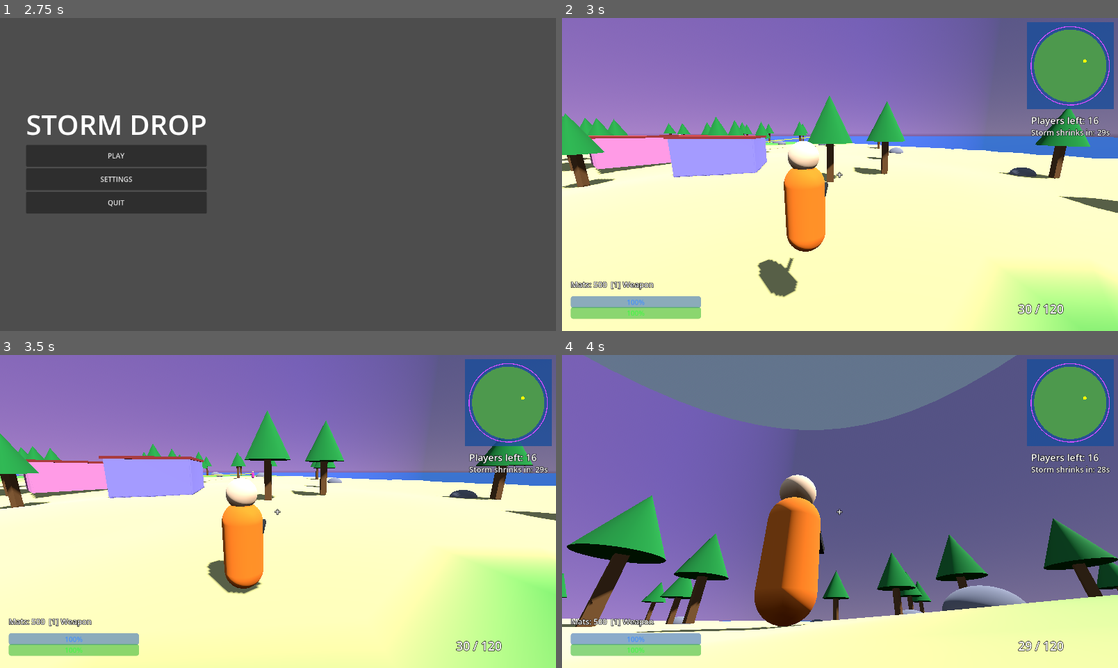
Above: before the commit, frames 1-4 (two rows, left to right).
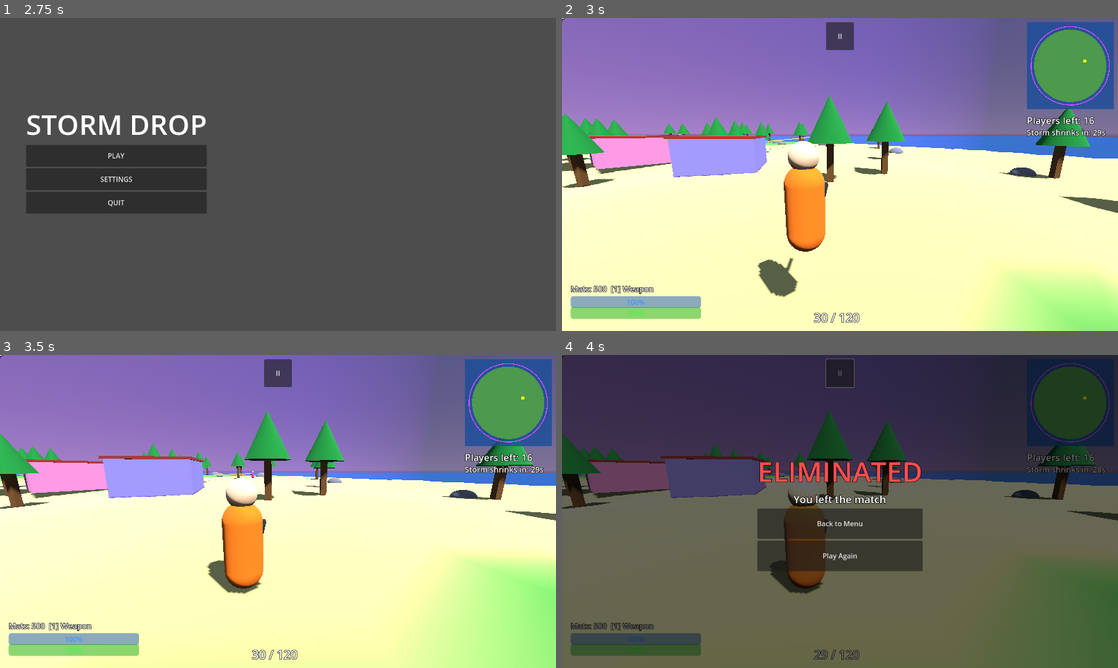
Above: after the commit, the same moments.

Repository: toer15/storm-drop
Game: Godot game, scene res://scenes/boot.tscn
Two runs of this game, one before a commit and one after it. Both use one fixed random seed, a clock stepped at 60 frames per second and the inputs below.
Inputs (mouse positions are in pixels of both pictures, inside the frame that each line leads up to):
- Up to frame 1 (2.75 s): tap Enter at 0.5 s; move the mouse to (400, 158) at 0.52 s; hold D 0.53-1.25 s; hold Shift 0.53-1.25 s; click (400, 158) at 0.67 s; tap Space at 0.77, 0.8, 1.07, 2.3 s; drag from (166, 190) to (250, 237) at 1.27 s; move the mouse to (333, 105) at 2.02 s; hold D from 2.03 s (still down); hold Shift from 2.03 s (still down); click (333, 105) at 2.17 s
- Up to frame 2 (3 s): release D at 2.75 s; release Shift at 2.75 s; click "PLAY" at 2.75 s
- Up to frame 3 (3.5 s): no input
- Up to frame 4 (4 s): click (840, 373) at 3.5 s, where only the run after the commit has a clickable "II"

Frame 1 is identical in both runs. In frame 2, 1.7% of the frame differs, in the area x 0-99%, y 0-98%; in frame 3, 1.7%; in frame 4, 100%, in the area x 0-100%, y 0-100%.

Commit message:
Add touch controls and responsive HUD

Diff:
--- a/scripts/game.gd
+++ b/scripts/game.gd
@@ -146,18 +146,31 @@
 	var cl := CanvasLayer.new(); add_child(cl); hud.layer = cl
 	var root := Control.new(); root.set_anchors_preset(Control.PRESET_FULL_RECT)
 	root.mouse_filter = Control.MOUSE_FILTER_IGNORE; cl.add_child(root)
-	var cross := _label(root, Vector2(632, 344), 24); cross.text = "+"
-	hud.shield = ProgressBar.new(); hud.shield.position = Vector2(20, 640); hud.shield.size = Vector2(300, 20)
+	var cross := _label(root, Vector2.ZERO, 24); cross.text = "+"
+	cross.set_anchors_preset(Control.PRESET_CENTER); cross.position -= Vector2(8, 16)
+	hud.shield = ProgressBar.new(); _anchor(hud.shield, 0, 1, Vector2(20, -80)); hud.shield.size = Vector2(300, 20)
 	hud.shield.max_value = 50; hud.shield.modulate = Color(0.3, 0.6, 1); root.add_child(hud.shield)
-	hud.health = ProgressBar.new(); hud.health.position = Vector2(20, 665); hud.health.size = Vector2(300, 24)
+	hud.health = ProgressBar.new(); _anchor(hud.health, 0, 1, Vector2(20, -55)); hud.health.size = Vector2(300, 24)
 	hud.health.modulate = Color(0.3, 1, 0.3); root.add_child(hud.health)
-	hud.ammo = _label(root, Vector2(1050, 650), 28)
-	hud.alive = _label(root, Vector2(1080, 220), 22)
-	hud.storm = _label(root, Vector2(1080, 250), 18)
-	hud.build = _label(root, Vector2(20, 600), 18)
+	hud.ammo = _label(root, Vector2.ZERO, 28); _anchor(hud.ammo, 0.5, 1, Vector2(-60, -50))
+	hud.alive = _label(root, Vector2.ZERO, 22); _anchor(hud.alive, 1, 0, Vector2(-210, 220))
+	hud.storm = _label(root, Vector2.ZERO, 18); _anchor(hud.storm, 1, 0, Vector2(-210, 250))
+	hud.build = _label(root, Vector2.ZERO, 18); _anchor(hud.build, 0, 1, Vector2(20, -110))
 	hud.feed = _label(root, Vector2(20, 20), 16)
-	minimap = Control.new(); minimap.position = Vector2(1070, 10); minimap.size = Vector2(200, 200)
+	minimap = Control.new(); minimap.size = Vector2(200, 200); _anchor(minimap, 1, 0, Vector2(-210, 10))
 	minimap.draw.connect(_draw_minimap); root.add_child(minimap)
+	var tc := preload("res://scripts/touch_controls.gd").new(); tc.player = player
+	tc.visible = Util.touch_enabled; root.add_child(tc); hud.touch = tc
+	var pause := Button.new(); pause.text = "II"; pause.custom_minimum_size = Vector2(64, 64)
+	_anchor(pause, 0.5, 0, Vector2(-32, 10)); pause.pressed.connect(_menu); root.add_child(pause)
+
+func _anchor(c: Control, ax: float, ay: float, off: Vector2) -> void:
+	var sz := c.size
+	c.anchor_left = ax; c.anchor_right = ax; c.anchor_top = ay; c.anchor_bottom = ay
+	c.offset_left = off.x; c.offset_top = off.y; c.offset_right = off.x + sz.x; c.offset_bottom = off.y + sz.y
+
+func _menu() -> void:
+	if not over: _end(false, "Quit")
 
 var feed_lines: Array = []
 func _feed(t: String) -> void:
@@ -188,12 +201,17 @@
 	Input.mouse_mode = Input.MOUSE_MODE_VISIBLE
 	var panel := ColorRect.new(); panel.color = Color(0, 0, 0, 0.6); panel.set_anchors_preset(Control.PRESET_FULL_RECT)
 	hud.layer.add_child(panel)
-	var t := _label(panel, Vector2(340, 220), 64)
+	var vb := VBoxContainer.new(); vb.set_anchors_preset(Control.PRESET_CENTER)
+	vb.grow_horizontal = Control.GROW_DIRECTION_BOTH; vb.grow_vertical = Control.GROW_DIRECTION_BOTH
+	vb.alignment = BoxContainer.ALIGNMENT_CENTER; panel.add_child(vb)
+	if hud.has("touch"): hud.touch.visible = false
+	var t := _label(vb, Vector2.ZERO, 64)
 	t.text = "ELIMINATED" if not won else "#1 STORM CHAMPION!"
 	t.add_theme_color_override("font_color", Color(1, 0.85, 0.2) if won else Color(1, 0.3, 0.3))
-	var sub := _label(panel, Vector2(340, 310), 24)
-	sub.text = "You outlasted everyone!" if won else "Eliminated by %s - placed #%d" % [killer, _alive_count() + 1]
-	var b := Button.new(); b.text = "Back to Menu"; b.position = Vector2(340, 380); b.size = Vector2(220, 50)
-	b.pressed.connect(func(): get_tree().change_scene_to_file("res://scenes/main_menu.tscn")); panel.add_child(b)
-	var r := Button.new(); r.text = "Play Again"; r.position = Vector2(580, 380); r.size = Vector2(220, 50)
-	r.pressed.connect(func(): get_tree().reload_current_scene()); panel.add_child(r)
+	var sub := _label(vb, Vector2.ZERO, 24)
+	sub.text = "You outlasted everyone!" if won else ("You left the match" if killer == "Quit" else "Eliminated by %s - placed #%d" % [killer, _alive_count() + 1])
+	t.horizontal_alignment = HORIZONTAL_ALIGNMENT_CENTER; sub.horizontal_alignment = HORIZONTAL_ALIGNMENT_CENTER
+	var b := Button.new(); b.text = "Back to Menu"; b.custom_minimum_size = Vector2(260, 70)
+	b.pressed.connect(func(): get_tree().change_scene_to_file("res://scenes/main_menu.tscn")); vb.add_child(b)
+	var r := Button.new(); r.text = "Play Again"; r.custom_minimum_size = Vector2(260, 70)
+	r.pressed.connect(func(): get_tree().reload_current_scene()); vb.add_child(r)
--- a/scripts/player.gd
+++ b/scripts/player.gd
@@ -19,7 +19,7 @@
 	cam = Camera3D.new(); cam.current = true; spring.add_child(cam)
 	ghost = MeshInstance3D.new(); ghost.material_override = Util.mat(Color(0.3, 0.7, 1, 0.4))
 	ghost.visible = false; ghost.top_level = true; add_child(ghost)
-	Input.mouse_mode = Input.MOUSE_MODE_CAPTURED
+	if not Util.touch_enabled: Input.mouse_mode = Input.MOUSE_MODE_CAPTURED
 
 func _unhandled_input(e: InputEvent) -> void:
 	if not alive: return
@@ -27,6 +27,7 @@
 		yaw -= e.relative.x * Util.sensitivity * 0.01
 		pitch = clamp(pitch - e.relative.y * Util.sensitivity * 0.01, -1.3, 0.9)
 	elif e is InputEventMouseButton and e.pressed and e.button_index == MOUSE_BUTTON_LEFT:
+		if Util.touch_enabled: return # touches are emulated as clicks; use the FIRE button
 		Input.mouse_mode = Input.MOUSE_MODE_CAPTURED
 		if build_mode > 0: _place()
 	elif e is InputEventKey and e.pressed and not e.echo:
@@ -74,6 +75,12 @@
 func _physics_process(delta: float) -> void:
 	super(delta)
 	if not alive: return
+	if Util.touch_look != Vector2.ZERO:
+		yaw -= Util.touch_look.x * Util.sensitivity * 0.02
+		pitch = clamp(pitch - Util.touch_look.y * Util.sensitivity * 0.02, -1.3, 0.9)
+		Util.touch_look = Vector2.ZERO
+	if Util.touch_fire and build_mode > 0:
+		Util.touch_fire = false; _place()
 	rotation.y = yaw
 	$Pivot.rotation.x = pitch
 	var input := Vector2.ZERO
@@ -81,16 +88,17 @@
 	if Input.is_physical_key_pressed(KEY_S): input.y += 1
 	if Input.is_physical_key_pressed(KEY_A): input.x -= 1
 	if Input.is_physical_key_pressed(KEY_D): input.x += 1
-	var speed := 9.0 if Input.is_physical_key_pressed(KEY_SHIFT) else 6.0
-	var dir := (transform.basis * Vector3(input.x, 0, input.y)).normalized()
+	if Util.touch_move != Vector2.ZERO: input = Util.touch_move
+	var speed := 9.0 if (Input.is_physical_key_pressed(KEY_SHIFT) or Util.touch_sprint) else 6.0
+	var dir := transform.basis * Vector3(input.x, 0, input.y).limit_length(1.0)
 	velocity.x = dir.x * speed; velocity.z = dir.z * speed
 	if is_on_floor():
-		if Input.is_physical_key_pressed(KEY_SPACE): velocity.y = 8.0
+		if (Input.is_physical_key_pressed(KEY_SPACE) or Util.touch_jump): velocity.y = 8.0
 	else:
 		velocity.y -= GRAVITY * delta
 	move_and_slide()
 	if build_mode > 0: ghost.global_transform = _piece_transform()
-	elif Input.is_mouse_button_pressed(MOUSE_BUTTON_LEFT) and Input.mouse_mode == Input.MOUSE_MODE_CAPTURED:
+	elif Util.touch_fire or (Input.is_mouse_button_pressed(MOUSE_BUTTON_LEFT) and Input.mouse_mode == Input.MOUSE_MODE_CAPTURED):
 		var vp := get_viewport().get_visible_rect().size / 2
 		var o := cam.project_ray_origin(vp); var d := cam.project_ray_normal(vp)
 		# aim from the camera, fire from the gun
--- /dev/null
+++ b/scripts/touch_controls.gd
@@ -0,0 +1,75 @@
+extends Control
+## On-screen phone controls: left joystick, right-side drag to look, action buttons.
+var player
+var stick_id := -1
+var look_id := -1
+var stick_origin := Vector2.ZERO
+var base: Panel
+var knob: Panel
+const R := 90.0
+
+func _ready() -> void:
+	set_anchors_preset(PRESET_FULL_RECT)
+	mouse_filter = MOUSE_FILTER_IGNORE
+	base = _circle(R * 2, Color(1, 1, 1, 0.15)); knob = _circle(70, Color(1, 1, 1, 0.4))
+	base.visible = false; knob.visible = false
+	# right-bottom cluster: [label, callable, size, offset from bottom-right]
+	var defs := [
+		["FIRE", "fire", 130, Vector2(-170, -330)],
+		["JUMP", "jump", 110, Vector2(-150, -170)],
+		["RELOAD", func(): player.reload(), 90, Vector2(-290, -150)],
+		["SPRINT", "sprint", 90, Vector2(-330, -280)],
+		["WALL", func(): player._toggle(1), 80, Vector2(-450, -110)],
+		["FLOOR", func(): player._toggle(2), 80, Vector2(-540, -110)],
+		["RAMP", func(): player._toggle(3), 80, Vector2(-630, -110)],
+		["GUN", func(): player._toggle(0), 80, Vector2(-720, -110)],
+	]
+	for d in defs: _button(d[0], d[1], d[2], d[3])
+
+func _circle(sz: float, c: Color) -> Panel:
+	var p := Panel.new(); var sb := StyleBoxFlat.new(); sb.bg_color = c
+	sb.set_corner_radius_all(int(sz / 2)); p.add_theme_stylebox_override("panel", sb)
+	p.size = Vector2(sz, sz); p.mouse_filter = MOUSE_FILTER_IGNORE; add_child(p); return p
+
+func _button(text: String, action, sz: float, off: Vector2) -> void:
+	var b := Button.new(); b.text = text; b.focus_mode = FOCUS_NONE
+	b.anchor_left = 1; b.anchor_right = 1; b.anchor_top = 1; b.anchor_bottom = 1
+	b.offset_left = off.x; b.offset_top = off.y; b.offset_right = off.x + sz; b.offset_bottom = off.y + sz
+	b.add_theme_font_size_override("font_size", 20)
+	var sb := StyleBoxFlat.new(); sb.bg_color = Color(0, 0, 0, 0.35); sb.set_corner_radius_all(int(sz / 2))
+	b.add_theme_stylebox_override("normal", sb); b.add_theme_stylebox_override("hover", sb)
+	var sp := sb.duplicate(); sp.bg_color = Color(1, 1, 1, 0.4); b.add_theme_stylebox_override("pressed", sp)
+	if action is String: # held buttons
+		b.button_down.connect(func(): Util.set("touch_" + action, true))
+		b.button_up.connect(func(): Util.set("touch_" + action, false))
+	else:
+		b.pressed.connect(func(): if is_instance_valid(player) and player.alive: action.call())
+	add_child(b)
+
+func _input(e: InputEvent) -> void:
+	if not visible: return
+	var half := get_viewport_rect().size.x * 0.5
+	if e is InputEventScreenTouch:
+		if e.pressed:
+			if e.position.x < half * 0.8 and stick_id == -1:
+				stick_id = e.index; stick_origin = e.position
+				base.position = e.position - base.size / 2; knob.position = e.position - knob.size / 2
+				base.visible = true; knob.visible = true
+			elif e.position.x >= half and look_id == -1 and not _over_button(e.position):
+				look_id = e.index
+		else:
+			if e.index == stick_id:
+				stick_id = -1; Util.touch_move = Vector2.ZERO; base.visible = false; knob.visible = false
+			if e.index == look_id: look_id = -1
+	elif e is InputEventScreenDrag:
+		if e.index == stick_id:
+			var v: Vector2 = (e.position - stick_origin).limit_length(R)
+			knob.position = stick_origin + v - knob.size / 2
+			Util.touch_move = v / R
+		elif e.index == look_id:
+			Util.touch_look += e.relative
+
+func _over_button(p: Vector2) -> bool:
+	for c in get_children():
+		if c is Button and c.get_global_rect().has_point(p): return true
+	return false
--- a/scripts/util.gd
+++ b/scripts/util.gd
@@ -2,6 +2,14 @@
 ## Autoload: shared settings and primitive-building helpers.
 var sensitivity := 0.25
 var bot_count := 15
+## Touch controls: shown automatically on touch devices, can be toggled in Settings.
+var touch_enabled := DisplayServer.is_touchscreen_available() or OS.has_feature("mobile") \
+	or OS.has_feature("web_android") or OS.has_feature("web_ios")
+var touch_move := Vector2.ZERO   # virtual joystick, -1..1
+var touch_look := Vector2.ZERO   # accumulated look delta (pixels), consumed by player
+var touch_fire := false
+var touch_sprint := false
+var touch_jump := false
 
 func mat(c: Color) -> StandardMaterial3D:
 	var m := StandardMaterial3D.new(); m.albedo_color = c
